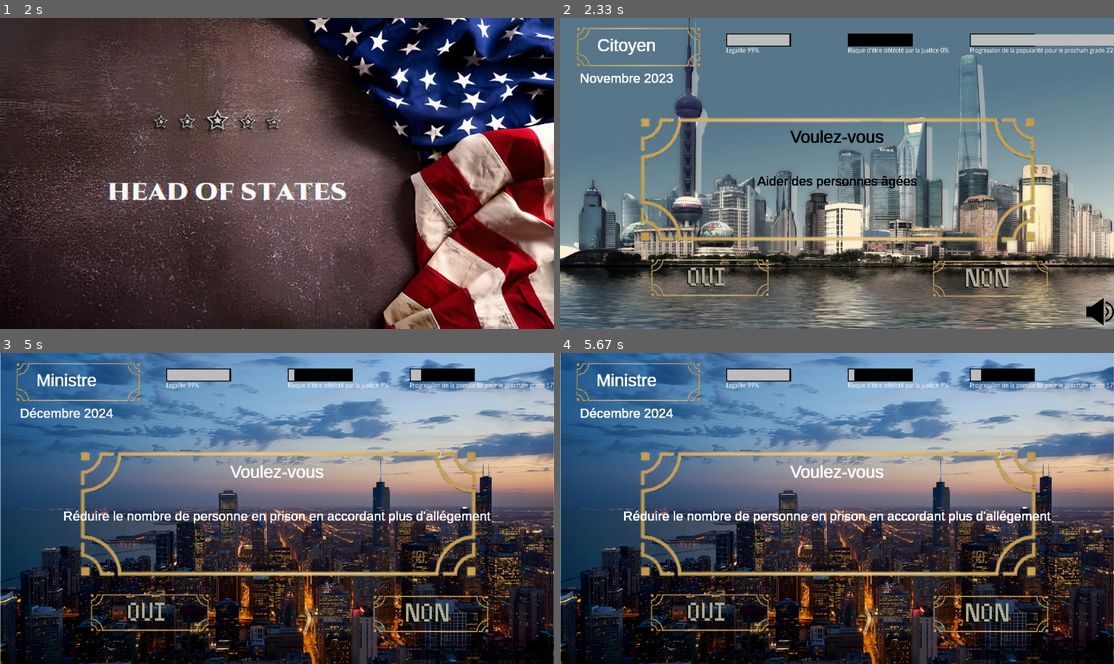
Above: before the commit, frames 1-4 (two rows, left to right).
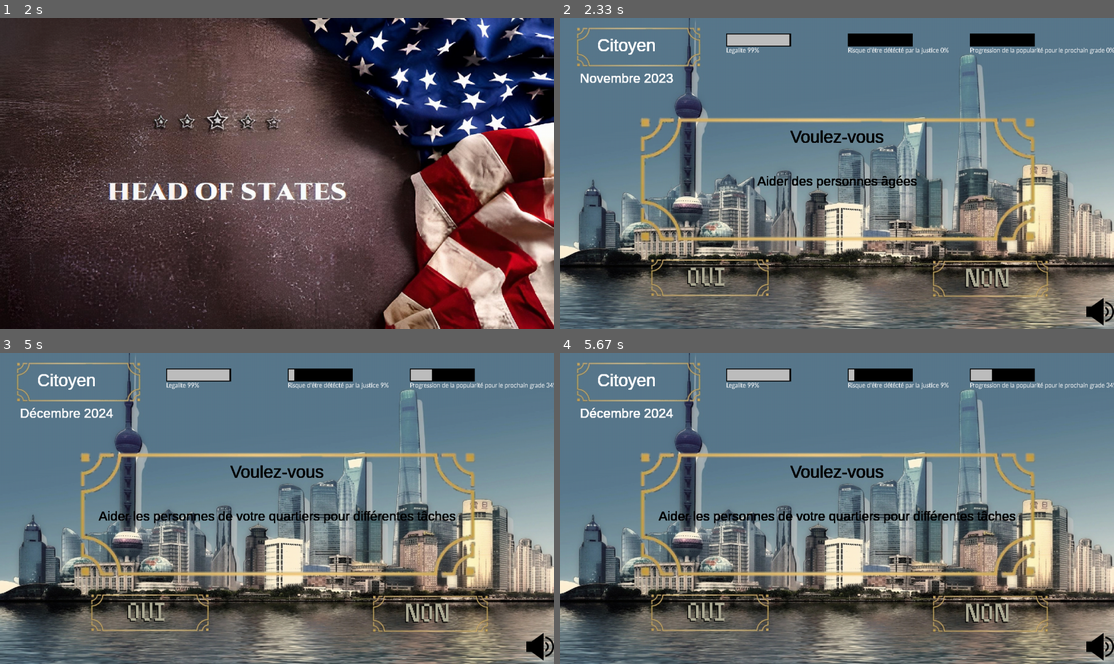
Above: after the commit, the same moments.

Repository: QuentinBubu/trophees-nsi-2022
Game: pygame game, started from main.py
Two runs of this game, one before a commit and one after it. Both use one fixed random seed, a clock stepped at 60 frames per second and the inputs below.
Inputs (mouse positions are in pixels of both pictures, inside the frame that each line leads up to):
- Up to frame 1 (2 s): press the mouse at (260, 120) at 1.87 s; move the mouse to (371, 204) at 1.97 s
- Up to frame 2 (2.33 s): release the mouse at (1047, 291) at 2.1 s
- Up to frame 3 (5 s): click (454, 421) at 3.22 s; click (132, 604) at 4.88 s
- Up to frame 4 (5.67 s): no input

Frame 1 is identical in both runs. In frame 2, 1.0% of the frame differs, in the area x 74-100%, y 5-12%; in frame 3, 88%, in the area x 0-100%, y 0-100%; in frame 4, 88%.

Commit message:
réglage connerie

Diff:
--- a/src/gestionJauges.py
+++ b/src/gestionJauges.py
@@ -20,7 +20,7 @@
         self.legalite = Legalite() #legalite.get_legalite()
         self.temps = Temps()  #temps.get_temps()
         self.justice = Justice()
-        self.popularite.set_pop(45000000)
+        self.popularite.set_pop(10)
 
     def jauges(self, choix, event, gestion) -> bool:
         """
--- a/src/utils/events/citoyen.json
+++ b/src/utils/events/citoyen.json
@@ -7,7 +7,7 @@
             "temps": 1
         },
         "non": {
-            "pop": -30,
+            "pop": -500,
             "legalite": 3,
             "temps": 1
         }
@@ -15,12 +15,12 @@
     "event2": {
         "titre": "Demander la mise en place de l'aide à la personne\npour faire leur courses (sans conditions d'accès)",
         "oui": {
-            "pop": 300,
+            "pop": 5000,
             "legalite": 3,
             "temps": 1
         },
         "non": {
-            "pop": 330,
+            "pop": 3500,
             "legalite": 3,
             "temps": 1
         }
@@ -41,12 +41,12 @@
     "event4": {
         "titre": "Travailler bénévolement dans une association à but lucratif\n(On ne sait pas avec qui cette association a des liens)",
         "oui": {
-            "pop": 130,
+            "pop": 1500,
             "legalite": 3,
             "temps": 1
         },
         "non": {
-            "pop": 230,
+            "pop": 2500,
             "legalite": -10,
             "temps": 1
         }
@@ -59,7 +59,7 @@
             "temps": 1
         },
         "non": {
-            "pop": 230,
+            "pop": 2500,
             "legalite": 3,
             "temps": 1
         }
@@ -80,7 +80,7 @@
     "event7": {
         "titre": "Etre accompagnateur d'une ou plusieurs sorties scolaire",
         "oui": {
-            "pop": 300,
+            "pop": 5000,
             "legalite": 3,
             "temps": 1
         },
